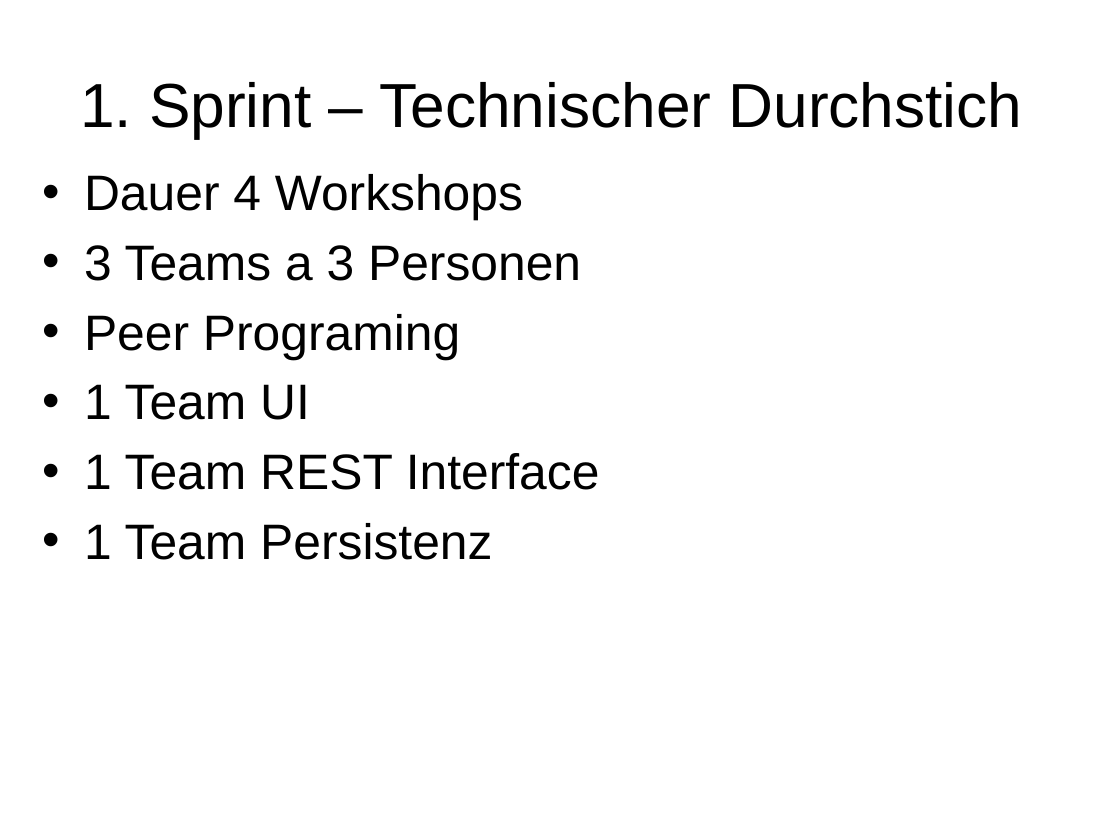
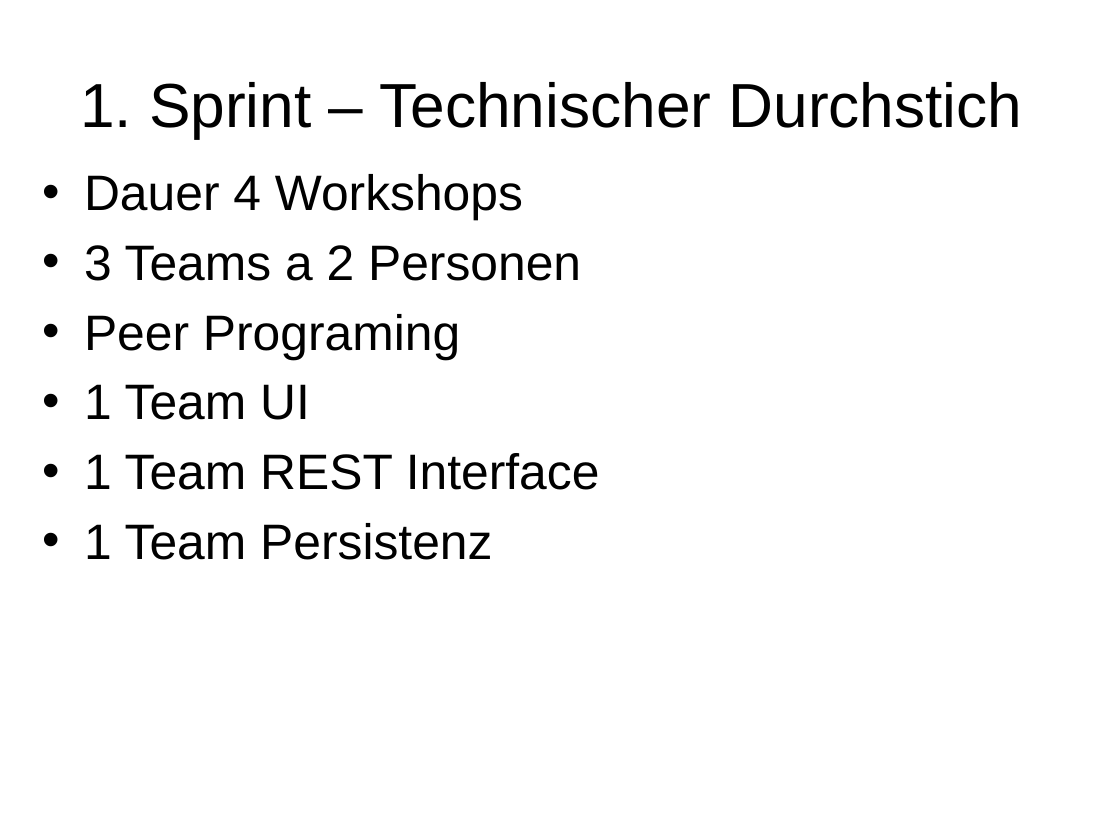
Before and after one commit to owronka/SubZeroMicroservices, a slide deck: slide 19 of doc/Resilient Microservices.pptx (slide 18 before the commit). Drawn at 1120x840 pixels with LibreOffice and Linux fonts; fonts in the diff are those of the drawing. Boxes give left, top, right and bottom in pixels: in the first picture for what was removed or moved away, otherwise in the second. Text is boxed around its words. In the diff, an @@ line names an element or a change of style, - is before the commit and + after.

```diff
--- a/doc/Resilient Microservices.pptx
+++ b/doc/Resilient Microservices.pptx
@@ text at bbox=[84, 245, 581, 281]: text changed @@
-• 3 Teams a 3 Personen
+• 3 Teams a 2 Personen
```
Also in this commit, not shown: 6 other slides changed, 2 slides added, 1 slide removed, 50 other files.
